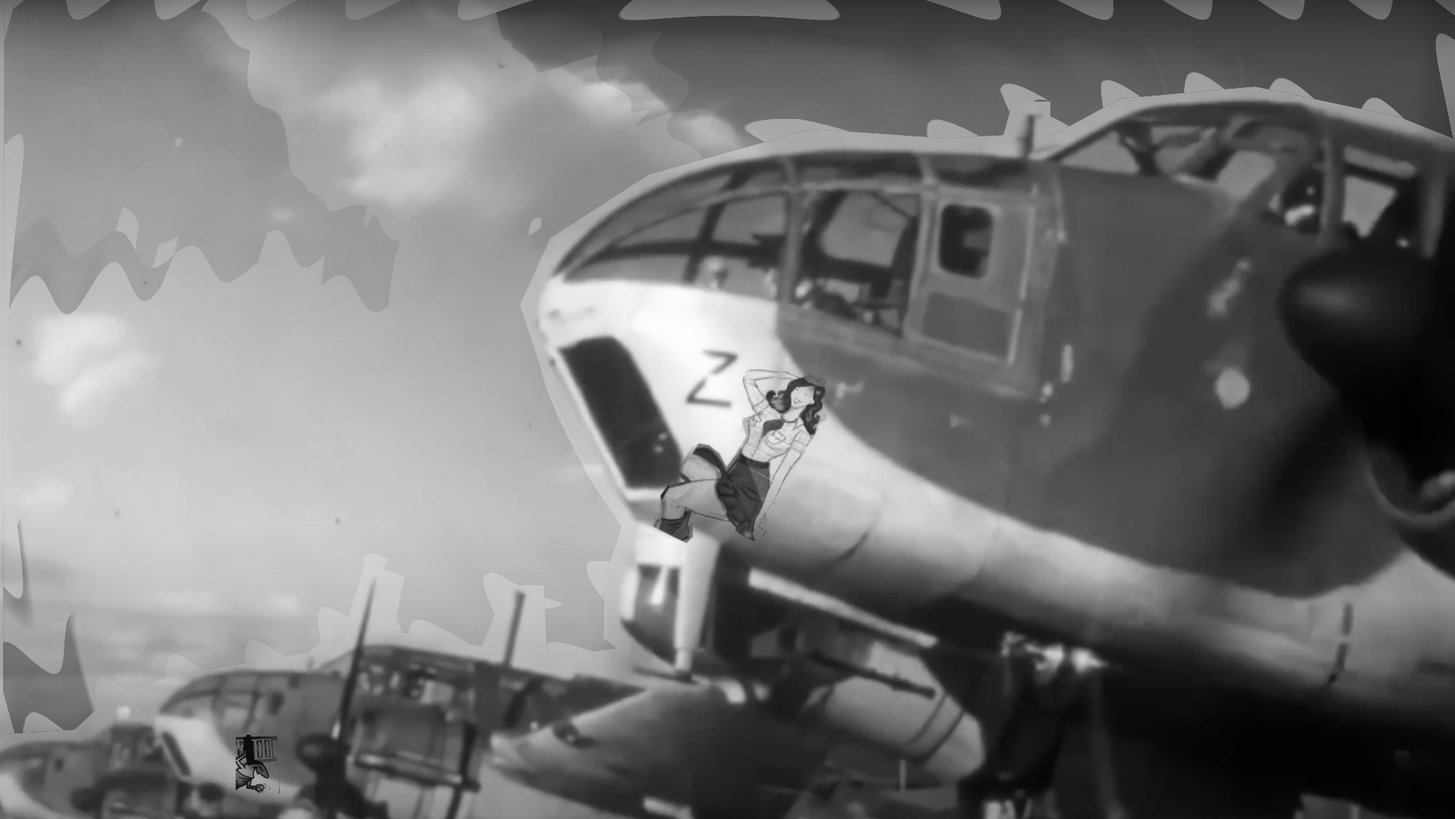
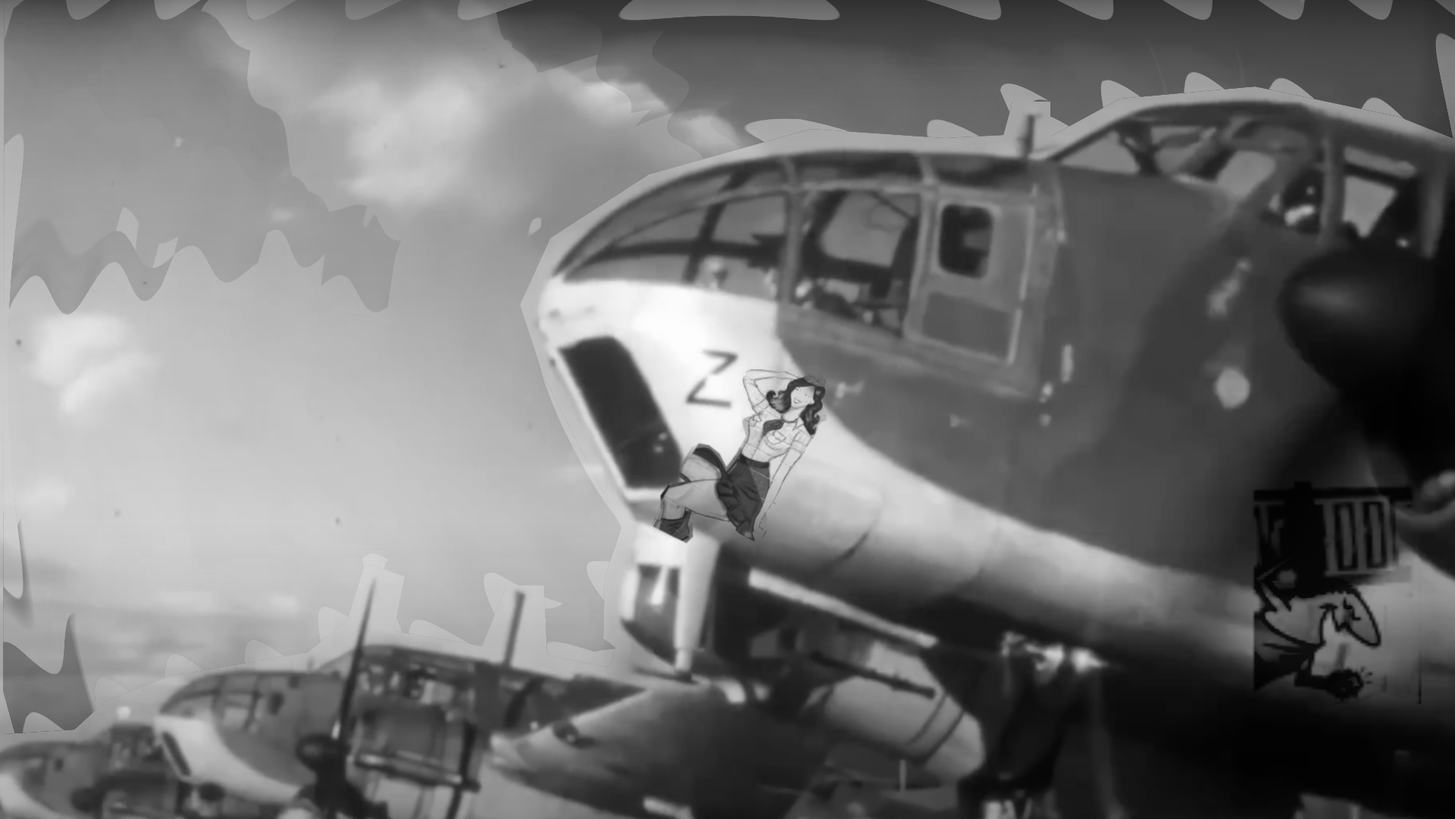
Layered file, before and after one edit (1455x819). Changes by layer:
painted on "0.jpeg" over [234, 479, 1422, 793]
